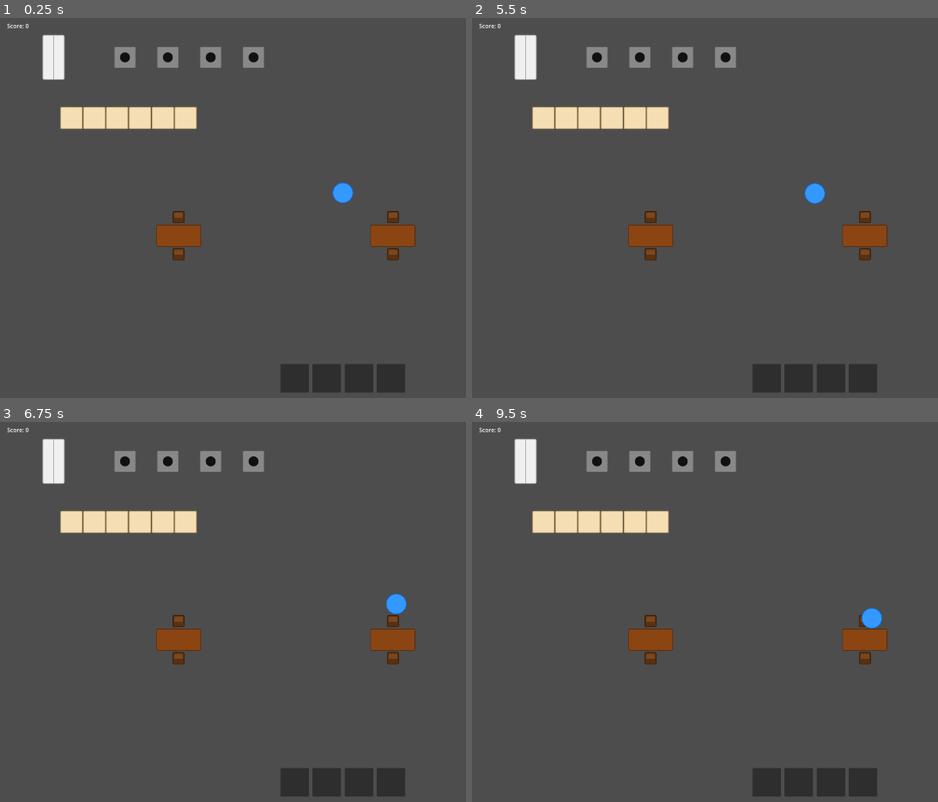
Above: before the commit, frames 1-4 (two rows, left to right).
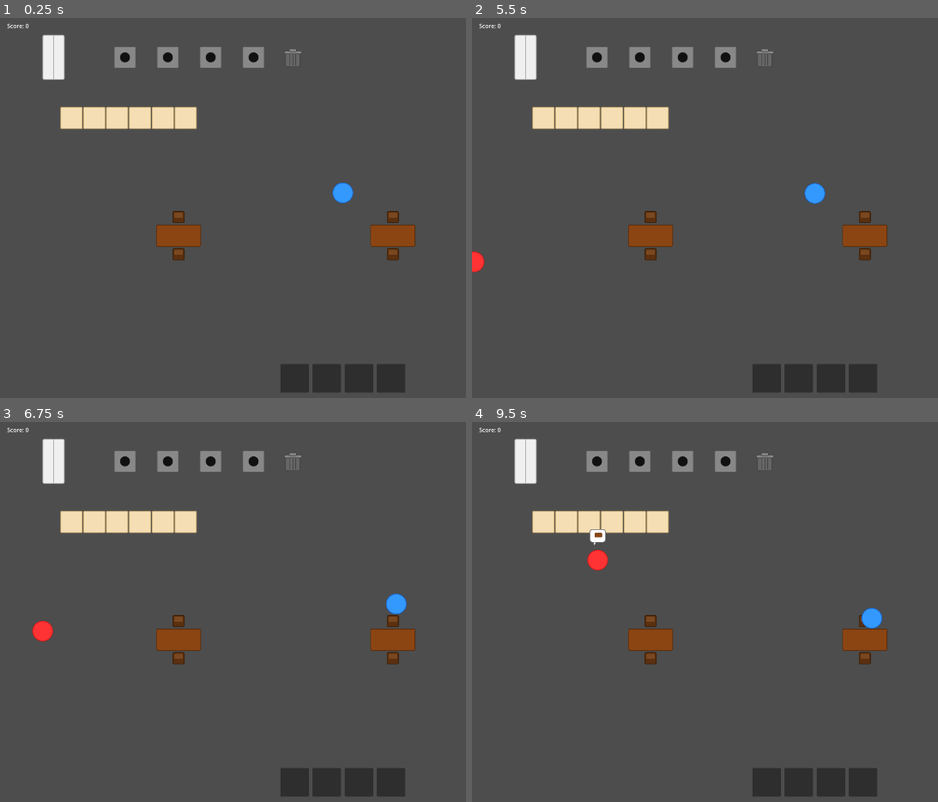
Above: after the commit, the same moments.

Repository: Grakvaloth/be-your-own-food
Game: Godot game, scene res://scenes/Main.tscn
Same seed, same stepped clock (60 frames per second), same inputs: the game is played once before the commit and once after it.
Inputs:
- Up to frame 1 (0.25 s): no input
- Up to frame 2 (5.5 s): tap Enter at 0.5 s; hold D (move_right) 0.53-1.28 s; tap E (interact) every 0.75 s from 0.6 to 5.1 s; hold S (move_down) 1.28-2.03 s; tap Space at 2 s; hold D (move_right) 2.03-2.78 s; hold W (move_up) 2.78-3.53 s; hold A (move_left) 3.53-5.03 s; hold S (move_down) from 5.03 s (still down)
- Up to frame 3 (6.75 s): release S (move_down) at 5.78 s; hold D (move_right) 5.78-6.53 s; tap E (interact) at 5.85, 6.6 s; hold W (move_up) from 6.53 s (still down)
- Up to frame 4 (9.5 s): release W (move_up) at 7.28 s; hold D (move_right) 7.28-8.03 s; tap E (interact) at 7.35, 8.1, 8.85 s; hold S (move_down) 8.03-8.78 s; hold A (move_left) from 8.78 s (still down)

The runs differ from the first frame. In frame 1, less than 0.1% of the frame differs, in the area x 61-65%, y 8-13%; in frame 2, 0.2%; in frame 3, 0.3%; in frame 4, 0.4%, in the area x 24-65%, y 8-40%.
Error before the commit: Invalid assignment of property or key 'assigned_table' with value of type 'StaticBody2D' on a base object of type 'CharacterBody2D (guest.gd)'. (res://scripts/…

Commit message:
Add cooking stages, trash can, guest dining timer, fix guest collision
Cooking stages (stove):
- 0-5s: raw (pink), 5-10s: cooking (yellow), 10-15s: cooked (ready)
- After 15s: burnt (black modulate), guest won't accept food_burnt
- Food icon visible on stove during all stages

Trash can:
- New asset trash.svg, Trash.tscn/trash.gd placed right of stoves (x=820)
- E at trash removes first item from inventory

Guest dining:
- After receiving food: FoodSprite appears in front of guest
- Guest stays seated for 10s (DINING state) before leaving

Collision:
- Guests on layer 4, mask 2 (collide with statics only, not each other)
- Player mask 6 (statics + guests), InteractArea mask 6

Co-Authored-By: Claude Sonnet 4.6 <noreply@anthropic.com>

Diff:
--- /dev/null
+++ b/assets/trash.svg
@@ -0,0 +1,8 @@
+<svg xmlns="http://www.w3.org/2000/svg" width="64" height="64">
+  <rect x="12" y="20" width="40" height="38" fill="#666" stroke="#444" stroke-width="2" rx="3"/>
+  <rect x="8" y="14" width="48" height="8" fill="#888" stroke="#444" stroke-width="2" rx="2"/>
+  <rect x="22" y="8" width="20" height="8" fill="#888" stroke="#444" stroke-width="2" rx="2"/>
+  <line x1="24" y1="24" x2="24" y2="54" stroke="#444" stroke-width="2"/>
+  <line x1="32" y1="24" x2="32" y2="54" stroke="#444" stroke-width="2"/>
+  <line x1="40" y1="24" x2="40" y2="54" stroke="#444" stroke-width="2"/>
+</svg>
--- a/scenes/Guest.tscn
+++ b/scenes/Guest.tscn
@@ -9,8 +9,8 @@
 radius = 28.0
 
 [node name="Guest" type="CharacterBody2D"]
-collision_layer = 1
-collision_mask = 3
+collision_layer = 4
+collision_mask = 2
 script = ExtResource("2_guest1")
 
 [node name="Sprite2D" type="Sprite2D" parent="."]
@@ -36,3 +36,9 @@
 position = Vector2(2, -6)
 scale = Vector2(0.7, 0.7)
 texture = ExtResource("4_guest1")
+
+[node name="FoodSprite" type="Sprite2D" parent="."]
+position = Vector2(0, 42)
+scale = Vector2(0.9, 0.9)
+texture = ExtResource("4_guest1")
+visible = false
--- a/scenes/Main.tscn
+++ b/scenes/Main.tscn
@@ -7,6 +7,7 @@
 [ext_resource type="Texture2D" path="res://assets/fridge.svg" id="5_main1"]
 [ext_resource type="Script" path="res://scripts/fridge.gd" id="6_main1"]
 [ext_resource type="PackedScene" path="res://scenes/Counter.tscn" id="7_main1"]
+[ext_resource type="PackedScene" path="res://scenes/Trash.tscn" id="8_main1"]
 
 [sub_resource type="RectangleShape2D" id="RectangleShape2D_main1"]
 size = Vector2(64, 128)
@@ -32,6 +33,9 @@
 
 [node name="CollisionShape2D" type="CollisionShape2D" parent="Fridge"]
 shape = SubResource("RectangleShape2D_main1")
+
+[node name="Trash" parent="." instance=ExtResource("8_main1")]
+position = Vector2(820, 120)
 
 [node name="Stove1" parent="." instance=ExtResource("2_main1")]
 position = Vector2(350, 120)
--- a/scenes/Player.tscn
+++ b/scenes/Player.tscn
@@ -11,7 +11,7 @@
 
 [node name="Player" type="CharacterBody2D"]
 collision_layer = 1
-collision_mask = 3
+collision_mask = 6
 script = ExtResource("2_play1")
 
 [node name="Sprite2D" type="Sprite2D" parent="."]
@@ -21,7 +21,7 @@
 shape = SubResource("CircleShape2D_play1")
 
 [node name="InteractArea" type="Area2D" parent="."]
-collision_mask = 3
+collision_mask = 6
 
 [node name="CollisionShape2D" type="CollisionShape2D" parent="InteractArea"]
 shape = SubResource("CircleShape2D_play2")
--- a/scenes/Stove.tscn
+++ b/scenes/Stove.tscn
@@ -1,7 +1,9 @@
-[gd_scene load_steps=4 format=3]
+[gd_scene load_steps=6 format=3]
 
 [ext_resource type="Texture2D" path="res://assets/stove.svg" id="1_stove1"]
 [ext_resource type="Script" path="res://scripts/stove.gd" id="2_stove1"]
+[ext_resource type="Texture2D" path="res://assets/food_raw.svg" id="3_stove1"]
+[ext_resource type="Texture2D" path="res://assets/food_cooked.svg" id="4_stove1"]
 
 [sub_resource type="RectangleShape2D" id="RectangleShape2D_stove1"]
 size = Vector2(64, 64)
@@ -16,3 +18,7 @@
 
 [node name="CollisionShape2D" type="CollisionShape2D" parent="."]
 shape = SubResource("RectangleShape2D_stove1")
+
+[node name="FoodSprite" type="Sprite2D" parent="."]
+visible = false
+scale = Vector2(0.8, 0.8)
--- a/scenes/Table.tscn
+++ b/scenes/Table.tscn
@@ -24,5 +24,8 @@
 position = Vector2(0, 52)
 texture = ExtResource("2_table1")
 
-[node name="SeatPoint" type="Marker2D" parent="."]
+[node name="SeatPoint_Top" type="Marker2D" parent="."]
+position = Vector2(0, -52)
+
+[node name="SeatPoint_Bottom" type="Marker2D" parent="."]
 position = Vector2(0, 52)
--- /dev/null
+++ b/scenes/Trash.tscn
@@ -0,0 +1,18 @@
+[gd_scene load_steps=4 format=3]
+
+[ext_resource type="Texture2D" path="res://assets/trash.svg" id="1_trash1"]
+[ext_resource type="Script" path="res://scripts/trash.gd" id="2_trash1"]
+
+[sub_resource type="RectangleShape2D" id="RectangleShape2D_trash1"]
+size = Vector2(64, 64)
+
+[node name="Trash" type="StaticBody2D"]
+collision_layer = 2
+collision_mask = 0
+script = ExtResource("2_trash1")
+
+[node name="Sprite2D" type="Sprite2D" parent="."]
+texture = ExtResource("1_trash1")
+
+[node name="CollisionShape2D" type="CollisionShape2D" parent="."]
+shape = SubResource("RectangleShape2D_trash1")
--- a/scripts/guest.gd
+++ b/scripts/guest.gd
@@ -1,8 +1,9 @@
 extends CharacterBody2D
 
-enum State { ENTERING, WAITING, WALKING_TO_TABLE, EATING, LEAVING }
+enum State { ENTERING, WAITING, WALKING_TO_TABLE, EATING, DINING, LEAVING }
 
 const SPEED := 120.0
+const EAT_DURATION := 10.0
 
 var state := State.ENTERING
 var current_order := "food_cooked"
@@ -11,18 +12,28 @@
 @onready var _nav: NavigationAgent2D = $NavAgent
 
 var _walk_target := Vector2.ZERO
+var _eat_timer := 0.0
 
 func _ready() -> void:
 	_walk_target = Vector2(360, 390)
 	$OrderBubble.visible = false
+	$FoodSprite.visible = false
 
-func _physics_process(_delta: float) -> void:
+func _physics_process(delta: float) -> void:
 	match state:
 		State.ENTERING, State.WALKING_TO_TABLE, State.LEAVING:
 			_step_toward(_walk_target)
 		State.WAITING, State.EATING:
 			velocity = Vector2.ZERO
 			move_and_slide()
+		State.DINING:
+			velocity = Vector2.ZERO
+			move_and_slide()
+			_eat_timer -= delta
+			if _eat_timer <= 0.0:
+				$FoodSprite.visible = false
+				state = State.LEAVING
+				_walk_target = Vector2(-80, 700)
 
 func _step_toward(pos: Vector2) -> void:
 	if global_position.distance_to(pos) < 12.0:
@@ -56,5 +67,6 @@
 		State.EATING:
 			if player.has_item(current_order):
 				player.take_item(current_order)
-				state = State.LEAVING
-				_walk_target = Vector2(-80, 700)
+				$FoodSprite.visible = true
+				_eat_timer = EAT_DURATION
+				state = State.DINING
--- a/scripts/main.gd
+++ b/scripts/main.gd
@@ -1,20 +1,25 @@
 extends Node2D
 
 const SPAWN_INTERVAL := 30.0
-const MAX_GUESTS := 2
+const MAX_GUESTS := 4
 const POINTS_PER_GUEST := 10
 
 var score := 0
 var _guests: Array = []
-var _free_tables: Array = []
+var _free_seats: Array = []
 var _spawn_timer := 5.0
 
 func _ready() -> void:
-	_free_tables = [$Table1, $Table2]
+	_free_seats = [
+		$Table1/SeatPoint_Top,
+		$Table1/SeatPoint_Bottom,
+		$Table2/SeatPoint_Top,
+		$Table2/SeatPoint_Bottom,
+	]
 	$HUD/ScoreLabel.text = "Score: 0"
 
 func _process(delta: float) -> void:
-	if _guests.size() < MAX_GUESTS and _free_tables.size() > 0:
+	if _guests.size() < MAX_GUESTS and _free_seats.size() > 0:
 		_spawn_timer -= delta
 		if _spawn_timer <= 0.0:
 			_spawn_guest()
@@ -22,7 +27,7 @@
 
 func _spawn_guest() -> void:
 	var g: CharacterBody2D = preload("res://scenes/Guest.tscn").instantiate()
-	g.assigned_table = _free_tables.pop_front()
+	g.assigned_seat = _free_seats.pop_front()
 	g.global_position = Vector2(-50, 700)
 	add_child(g)
 	_guests.append(g)
@@ -30,7 +35,7 @@
 func guest_served(guest: CharacterBody2D) -> void:
 	score += POINTS_PER_GUEST
 	$HUD/ScoreLabel.text = "Score: " + str(score)
-	if guest.assigned_table != null:
-		_free_tables.append(guest.assigned_table)
+	if guest.assigned_seat != null:
+		_free_seats.append(guest.assigned_seat)
 	_guests.erase(guest)
 	guest.queue_free()
--- a/scripts/player.gd
+++ b/scripts/player.gd
@@ -18,6 +18,7 @@
 	_textures = {
 		"food_raw": load("res://assets/food_raw.svg"),
 		"food_cooked": load("res://assets/food_cooked.svg"),
+		"food_burnt": load("res://assets/food_cooked.svg"),
 	}
 	_update_ui()
 
@@ -47,9 +48,20 @@
 			return item_name
 	return ""
 
+func take_any_item() -> String:
+	for i in INVENTORY_SIZE:
+		if inventory[i] != "":
+			var item := inventory[i]
+			inventory[i] = ""
+			_update_ui()
+			return item
+	return ""
+
 func _update_ui() -> void:
 	for i in INVENTORY_SIZE:
-		_slots[i].texture = _textures.get(inventory[i], null)
+		var item := inventory[i]
+		_slots[i].texture = _textures.get(item, null)
+		_slots[i].modulate = Color(0.2, 0.2, 0.2) if item == "food_burnt" else Color.WHITE
 
 func _interact() -> void:
 	for body in $InteractArea.get_overlapping_bodies():
--- a/scripts/stove.gd
+++ b/scripts/stove.gd
@@ -1,21 +1,39 @@
 extends StaticBody2D
 
-const COOK_TIME := 5.0
+@onready var _food_sprite: Sprite2D = $FoodSprite
+@onready var _raw_tex: Texture2D = preload("res://assets/food_raw.svg")
+@onready var _cooked_tex: Texture2D = preload("res://assets/food_cooked.svg")
 
 var _item := ""
-var _timer := 0.0
+var _cook_time := 0.0
 
 func _process(delta: float) -> void:
-	if _item == "food_raw":
-		_timer -= delta
-		if _timer <= 0.0:
+	if _item == "" or _item == "food_burnt":
+		return
+	_cook_time += delta
+	if _cook_time >= 15.0:
+		if _item != "food_burnt":
+			_item = "food_burnt"
+			_food_sprite.texture = _cooked_tex
+			_food_sprite.modulate = Color(0.15, 0.15, 0.15)
+	elif _cook_time >= 10.0:
+		if _item != "food_cooked":
 			_item = "food_cooked"
+			_food_sprite.texture = _cooked_tex
+			_food_sprite.modulate = Color.WHITE
+	elif _cook_time >= 5.0:
+		_food_sprite.modulate = Color.YELLOW
 
 func on_player_interact(player: CharacterBody2D) -> void:
 	if _item == "" and player.has_item("food_raw"):
 		player.take_item("food_raw")
 		_item = "food_raw"
-		_timer = COOK_TIME
-	elif _item == "food_cooked":
-		if player.pick_up("food_cooked"):
+		_cook_time = 0.0
+		_food_sprite.texture = _raw_tex
+		_food_sprite.modulate = Color.WHITE
+		_food_sprite.visible = true
+	elif _item in ["food_cooked", "food_burnt"]:
+		if player.pick_up(_item):
 			_item = ""
+			_cook_time = 0.0
+			_food_sprite.visible = false
--- /dev/null
+++ b/scripts/trash.gd
@@ -0,0 +1,4 @@
+extends StaticBody2D
+
+func on_player_interact(player: CharacterBody2D) -> void:
+	player.take_any_item()
Not shown, added: assets/chair.svg.import
Not shown, added: assets/order_bubble.svg.import
Not shown: 1 places in scenes/Main.tscn that only renumber resources
